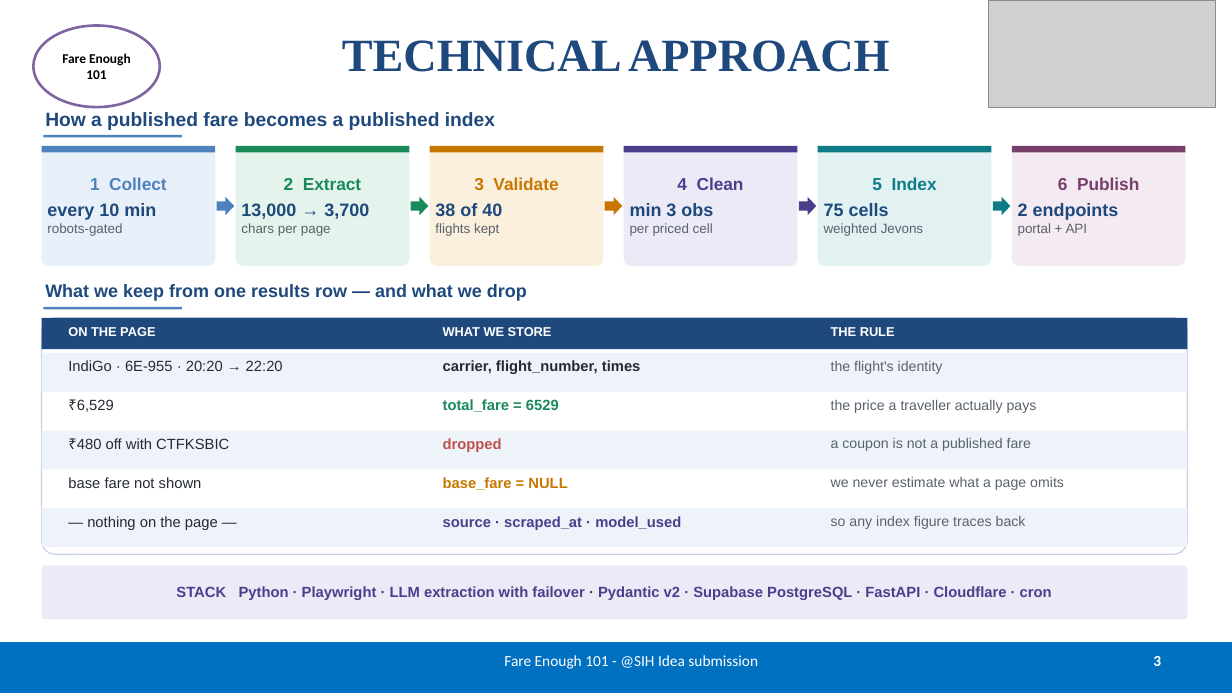
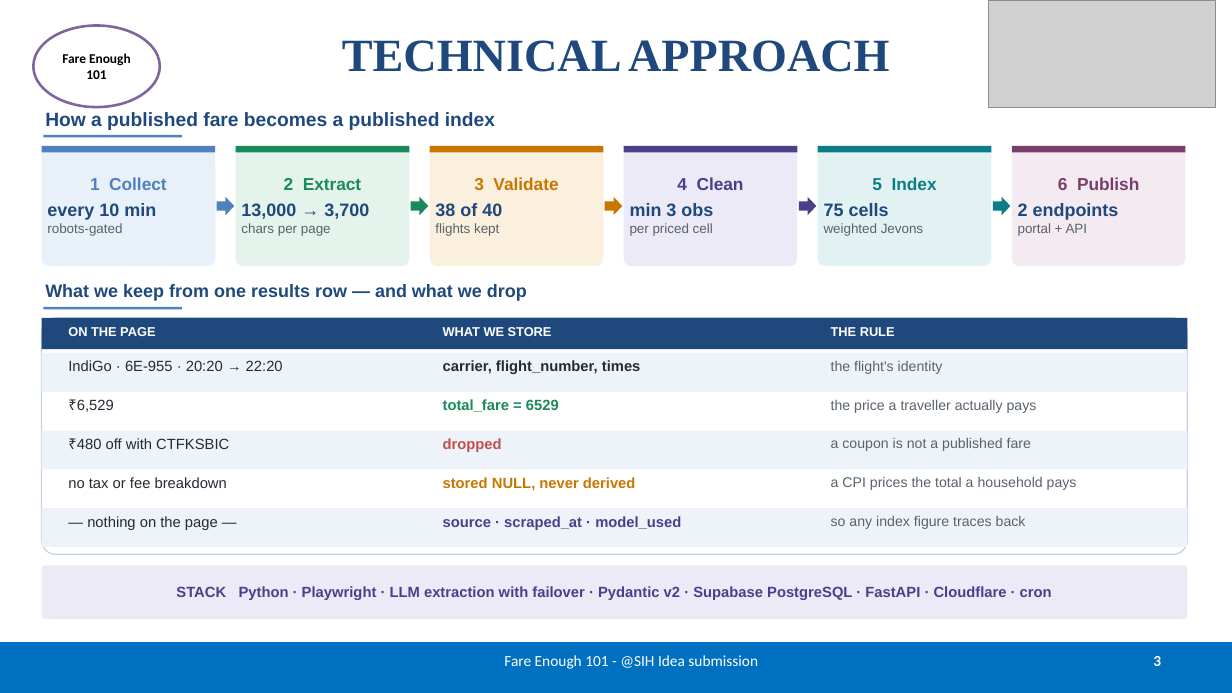
Before and after one commit to BradCage-afk/sih-2026-airfare-index, a slide deck: slide 3 of SIHPPT1.pptx. Drawn at 1232x693 pixels with LibreOffice and Linux fonts; fonts in the diff are those of the drawing; grey boxes stand for pictures. Boxes give left, top, right and bottom in pixels: in the first picture for what was removed or moved away, otherwise in the second. Text is boxed around its words. In the diff, an @@ line names an element or a change of style, - is before the commit and + after.

```diff
--- a/SIHPPT1.pptx
+++ b/SIHPPT1.pptx
@@ text at (x1=68, y1=477, x2=227, y2=488): text changed @@
-base fare not shown
+no tax or fee breakdown
@@ text at (x1=443, y1=477, x2=636, y2=491): text changed @@
-base_fare = NULL
+stored NULL, never derived
@@ text at (x1=831, y1=477, x2=1077, y2=490): text changed @@
-we never estimate what a page omits
+a CPI prices the total a household pays
```
Also in this commit, not shown: 4 other files.
